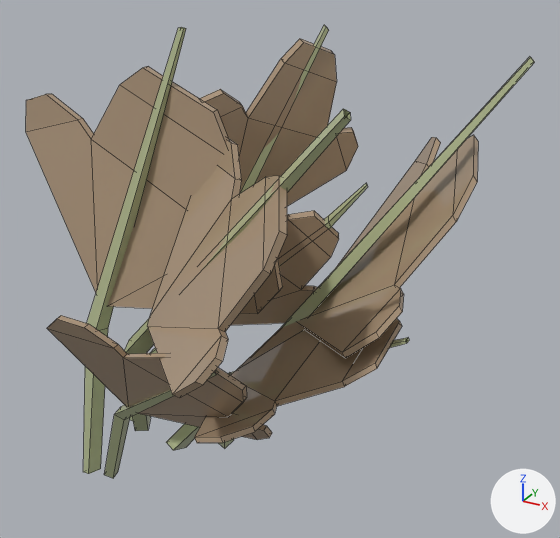
The FBX model Assets/Art/Models/Vegetables/Carrot/Dry/Carrot_Dry_2.fbx, before and after one commit.
Before and after are seen from a camera (50 mm lens) standing at (0.0907, -0.1026, 0.0876) and looking at (0.0288, 0.0098, 0.0314). The lights are fixed; the arrows at lower right show +X, +Y and +Z. Mesh edges are drawn as thin lines. Where no turn or scale is listed for an object, it has been applied to the vertices.

The scene before the commit, as lines of its bpy script (objects in view):
```python
me_plane_010 = bpy.data.meshes.new('Plane.010')
me_plane_010.from_pydata(...)  # 312 vertices, 270 faces; spans x -0.0282..0.0671, y -0.0368..0.0416, z -0.0145..0.0731
me_plane_010.materials.append(mat_base_color)  # picture img_paleta_png
# before: 0 (0.0091, 0.0007, -0.0095) at pixel (173, 450), 2 (0.0065, 0.0018, -0.0091) at pixel (166, 442), 4 (0.0101, 0.0038, -0.0104) at pixel (186, 447), 6 (0.0074, 0.0049, -0.0101), 44 (-0.0095, 0.0084, -0.0125)
# before: 46 (-0.0106, 0.0108, -0.0127), 48 (-0.0072, 0.0093, -0.0136), 50 (-0.0084, 0.0117, -0.0138), 176 (-0.0084, 0.0056, -0.01), 178 (-0.0086, 0.0069, -0.01)
# before: 180 (-0.0073, 0.0057, -0.0106), 182 (-0.0075, 0.007, -0.0106), 224 (-0.0034, 0.0052, -0.0085), 226 (-0.0011, 0.0066, -0.0085) at pixel (150, 417), 228 (-0.0021, 0.0025, -0.0097) at pixel (135, 430)
# before: 230 (0.0002, 0.0039, -0.0097) at pixel (148, 430)
# before: 88 (0.0008, -0.0109, -0.0107) at pixel (104, 474), 90 (0.0005, -0.009, -0.0104), 92 (0.0026, -0.0103, -0.0113) at pixel (113, 478), 94 (0.0023, -0.0084, -0.011) at pixel (118, 471), 132 (-0.0025, -0.0083, -0.0122) at pixel (100, 468)
# before: 134 (-0.0033, -0.0109, -0.0121) at pixel (88, 473), 136 (-0.0047, -0.0075, -0.0132), 138 (-0.0056, -0.01, -0.0131) at pixel (83, 472)
# before: 268 (0.0128, 0.0149, -0.0132), 270 (0.015, 0.0142, -0.0136) at pixel (233, 440), 272 (0.012, 0.0125, -0.0141) at pixel (217, 442), 274 (0.0142, 0.0118, -0.0145) at pixel (224, 448)
ob_2_dry_carrot = bpy.data.objects.new('2_Dry_Carrot', me_plane_010)
ob_2_dry_carrot.location = (0.0, 0.0, 0.0)
```
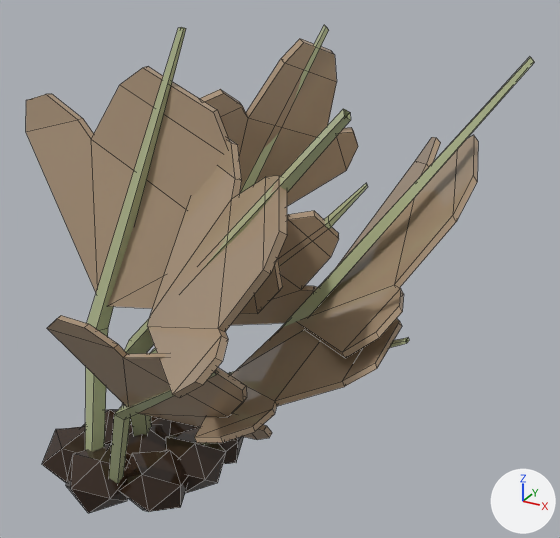
The newer file is also rescaled (x2.0), turned or shifted as a whole; pictures and numbers use the older file's frame.

Location of each change, (x1, y1, x2, y2) in pixels of the pictures (560 x 538 px; the box of a moved part takes in the faces that stretch with it):
'2_Dry_Carrot', reshaped (8% taller): before (26, 25, 534, 478); after (26, 25, 534, 513)
part 1 of me_plane_010, added: after (120, 450, 188, 512)
part 2 of me_plane_010, added: after (42, 427, 86, 483)
part 3 of me_plane_010, added (black): after (193, 426, 244, 464)
part 4 of me_plane_010, added: after (151, 417, 193, 436)
part 5 of me_plane_010, added: after (165, 427, 226, 493)
part 6 of me_plane_010, added: after (82, 410, 132, 445)
part 7 of me_plane_010, added: after (126, 425, 168, 462)
part 8 of me_plane_010, added (brown): after (66, 443, 129, 513)
part 9 of me_plane_010, moved or reshaped: before (130, 413, 200, 450); after (131, 413, 210, 445)
part 10 of me_plane_010, moved or reshaped: before (83, 328, 130, 478); after (85, 328, 131, 484)
part 11 of me_plane_010, moved or reshaped (not visible afterwards): before (219, 439, 234, 449)

What changed in the scene script:
```text
Change me_plane_010:
    used by ob_2_dry_carrot; location = (0.0, 0.0, 0.0)
    verts and faces of me_plane_010; kept vertices keep their numbers, new ones are numbered from 312
    remove me_plane_010.from_pydata(...)  # 312 vertices, 270 faces; spans x -0.0282..0.0671, y -0.0368..0.0416, z -0.0145..0.0731
    add me_plane_010.from_pydata(...)  # 420 vertices, 450 faces; spans x -0.0282..0.0671, y -0.0368..0.0416, z -0.0193..0.0731
    me_plane_010 part 1: a new loose piece, an icosphere of 20 faces spanning x 0.0023..0.0163, y -0.012..0.001, z -0.0187..-0.0065, in mat_base_color (picture img_paleta_png)
    me_plane_010 part 2: a new loose piece, an icosphere of 20 faces spanning x -0.0168..-0.0028, y -0.0132..-0.0002, z -0.0187..-0.0065, in mat_base_color (picture img_paleta_png)
    me_plane_010 part 3: a new loose piece, an icosphere of 20 faces spanning x 0.0045..0.0185, y 0.0052..0.0182, z -0.0187..-0.0065, in mat_base_color (picture img_paleta_png)
    me_plane_010 part 4: a new loose piece, an icosphere of 20 faces spanning x -0.0031..0.0103, y 0.002..0.015, z -0.0193..-0.0058, in mat_base_color (picture img_paleta_png)
    me_plane_010 part 5: a new loose piece, an icosphere of 20 faces spanning x 0.0055..0.0181, y -0.0038..0.0103, z -0.0188..-0.0064, in mat_base_color (picture img_paleta_png)
    me_plane_010 part 6: a new loose piece, an icosphere of 20 faces spanning x -0.0146..-0.0013, y -0.0047..0.0083, z -0.0193..-0.0058, in mat_base_color (picture img_paleta_png)
    me_plane_010 part 7: a new loose piece, an icosphere of 20 faces spanning x -0.0048..0.0085, y -0.0057..0.0073, z -0.0193..-0.0058, in mat_base_color (picture img_paleta_png)
    me_plane_010 part 8: a new loose piece, an icosphere of 20 faces spanning x -0.0074..0.0053, y -0.0172..-0.0031, z -0.0188..-0.0064, in mat_base_color (picture img_paleta_png)
    me_plane_010 part 9
    add verts[0] = (0.0091, 0.0007, -0.0172)  # moved
    add verts[2] = (0.0065, 0.0018, -0.0172)  # moved
    add verts[4] = (0.0101, 0.0038, -0.0172)  # moved
    add verts[6] = (0.0074, 0.0049, -0.0172)  # moved
    add verts[44] = (-0.0095, 0.0084, -0.0172)  # moved
    add verts[46] = (-0.0106, 0.0108, -0.0172)  # moved
    add verts[48] = (-0.0072, 0.0093, -0.0172)  # moved
    add verts[50] = (-0.0084, 0.0117, -0.0172)  # moved
    add verts[176] = (-0.0084, 0.0056, -0.0172)  # moved
    add verts[178] = (-0.0086, 0.0069, -0.0172)  # moved
    add verts[180] = (-0.0073, 0.0057, -0.0172)  # moved
    add verts[182] = (-0.0075, 0.007, -0.0172)  # moved
    add verts[224] = (-0.0034, 0.0052, -0.0172)  # moved
    add verts[226] = (-0.0011, 0.0066, -0.0172)  # moved
    add verts[228] = (-0.0021, 0.0025, -0.0172)  # moved
    add verts[230] = (0.0002, 0.0039, -0.0172)  # moved
    me_plane_010 part 10
    add verts[88] = (0.0008, -0.0109, -0.0172)  # moved
    add verts[90] = (0.0005, -0.009, -0.0172)  # moved
    add verts[92] = (0.0026, -0.0103, -0.0172)  # moved
    add verts[94] = (0.0023, -0.0084, -0.0172)  # moved
    add verts[132] = (-0.0025, -0.0083, -0.0172)  # moved
    add verts[134] = (-0.0033, -0.0109, -0.0172)  # moved
    add verts[136] = (-0.0047, -0.0075, -0.0172)  # moved
    add verts[138] = (-0.0056, -0.01, -0.0172)  # moved
    me_plane_010 part 11
    add verts[268] = (0.0128, 0.0149, -0.0172)  # moved
    add verts[270] = (0.015, 0.0142, -0.0172)  # moved
    add verts[272] = (0.012, 0.0125, -0.0172)  # moved
    add verts[274] = (0.0142, 0.0118, -0.0172)  # moved
```
